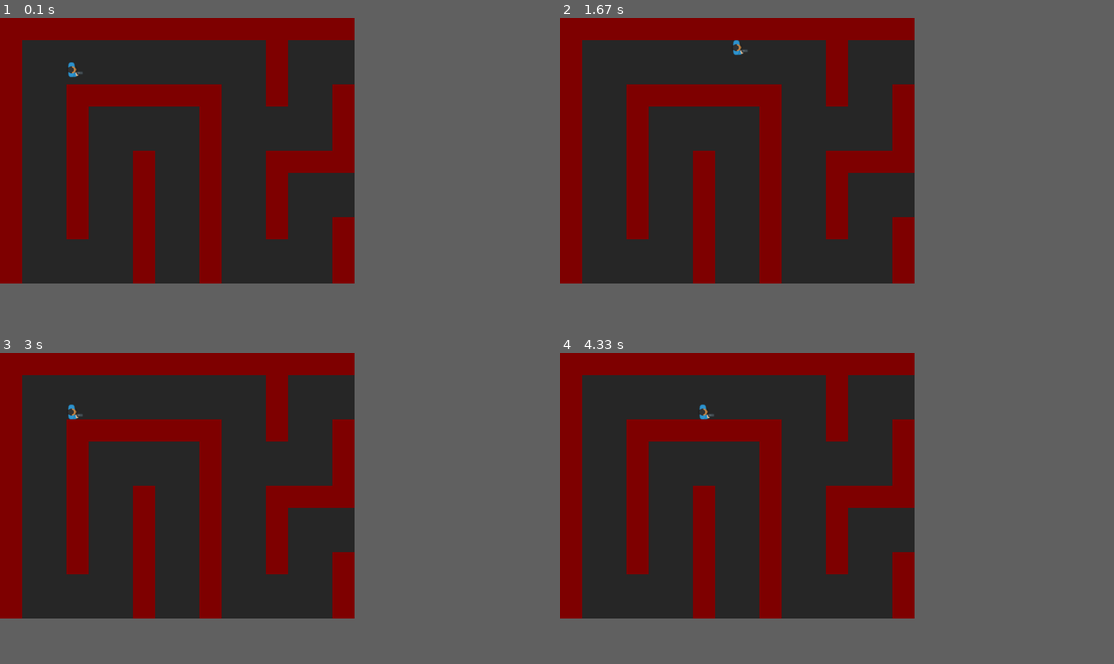
Above: before the commit, frames 1-4 (two rows, left to right).
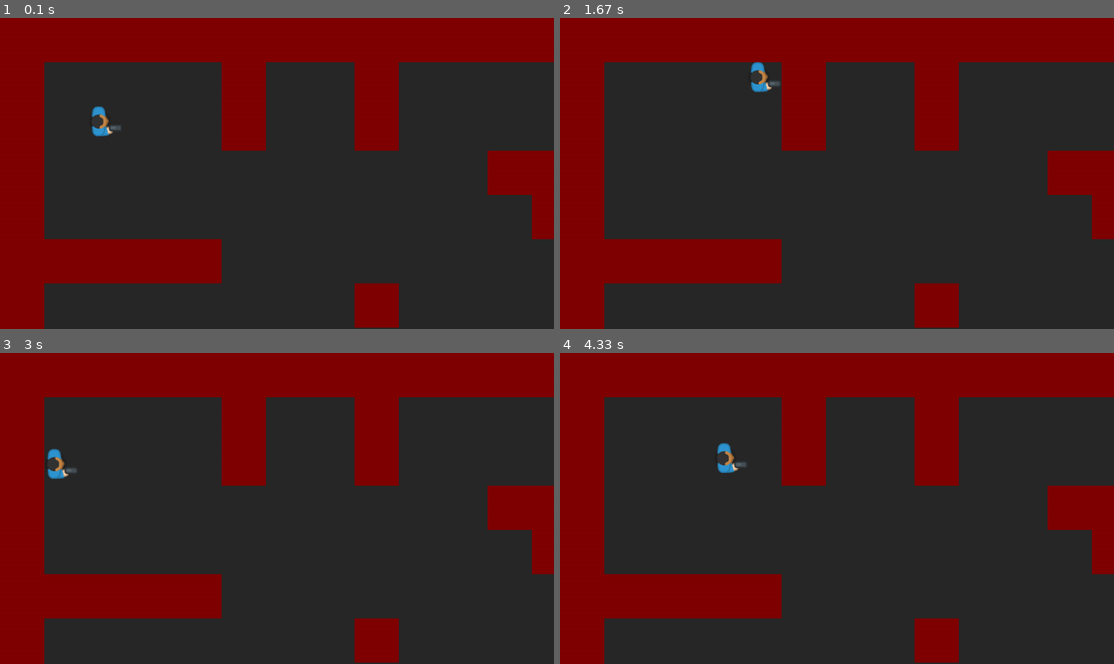
Above: after the commit, the same moments.

Repository: oboat9/Generic-Dungeon-Game
Game: pygame game, started from main.py
Two runs of this game, one before a commit and one after it. Both use one fixed random seed, a clock stepped at 60 frames per second and the inputs below.
Inputs:
- Up to frame 1 (0.1 s): no input
- Up to frame 2 (1.67 s): hold Right 0.33-0.8 s; hold Up 0.83-1.13 s; hold Right 1.17-1.63 s
- Up to frame 3 (3 s): hold Left 1.67-2.2 s; hold Down 2.23-2.53 s; hold Left 2.57-2.97 s
- Up to frame 4 (4.33 s): hold Up 3-3.37 s; hold Right 3.4-4.03 s; hold Down from 4.07 s (still down)
In our replay, the window is 576x432 before the commit and 900x506 after it. These sizes can differ from the game's own. Grey fills any space a smaller window leaves; there, only what the larger window draws over its background counts as a difference.

The runs differ from the first frame. In frame 1, 36% of the frame differs, in the area x 0-100%, y 0-100%; in frame 2, 35%; in frame 3, 36%; in frame 4, 36%.

Commit message:
increased window size (and necessary changes to accompany that)

Diff:
--- a/main.py
+++ b/main.py
@@ -14,10 +14,11 @@
 from tilemap import *
 
 
+
 class Game:
     def __init__(self):
         pg.init()
-        self.screen = pg.display.set_mode((WIDTH, HEIGHT))
+        self.screen = pg.display.set_mode((WIDTH, HEIGHT))#, pg.RESIZABLE)
         pg.display.set_caption(TITLE)
         self.clock = pg.time.Clock()
         pg.key.set_repeat(1, 100)
@@ -27,7 +28,7 @@
         game_folder = path.dirname(__file__)
         map_folder = path.join(game_folder, "map_folder")
         img_folder = path.join(game_folder, "img")
-        self.map = Map(path.join(map_folder, 'map4.txt'))
+        self.map = Map(path.join(map_folder, 'map3.txt'))
         self.player_image = pg.image.load(path.join(img_folder, PLAYER_IMG)).convert_alpha()
 
     def new(self):
@@ -77,6 +78,14 @@
     def events(self):
         # catch all events here
         for event in pg.event.get():
+        #this part below is for window resizing (may or may not add) (hidden)
+            """
+            if event.type == pg.VIDEORESIZE:
+            # There's some code to add back window content here.
+                surface = pg.display.set_mode((event.w, event.h),pg.RESIZABLE)
+                HEIGHT = event.h
+                WIDTH = event.w
+            """
             if event.type == pg.QUIT:
                 self.quit()
             if event.type == pg.KEYDOWN:
--- a/settings.py
+++ b/settings.py
@@ -1,4 +1,4 @@
-# prest colours
+# preset colours
 WHITE = (255, 255, 255)
 BLACK = (0, 0, 0)
 DARKGREY = (40, 40, 40)
@@ -7,19 +7,20 @@
 RED = (255,0,0)
 DARKRED = (128, 0, 0)
 YELLOW = (255, 255, 0)
+BLUE = (0, 0, 255)
 
 # Main Settings
-WIDTH = 1024   # 16 * 64 or 32 * 32 or 64 * 16
-HEIGHT = 768  # 16 * 48 or 32 * 24 or 64 * 12
+WIDTH = 1600   # should be divisible by 32 but not required
+HEIGHT = 900  # should be divisible by 32 but not required
 FPS = 60
 TITLE = "Generic Dungeon Game"
 BGCOLOR = DARKGREY
 
-TILESIZE = 64
+TILESIZE = 128
 GRIDWIDTH = WIDTH / TILESIZE
 GRIDHEIGHT = HEIGHT / TILESIZE
 
 
 # Player settings
-PLAYER_SPEED = 325
+PLAYER_SPEED = 500
 PLAYER_IMG = "manBlue_gun.png"
--- a/sprites.py
+++ b/sprites.py
@@ -10,6 +10,7 @@
         pg.sprite.Sprite.__init__(self, self.groups)
         self.game = game
         self.image = game.player_image
+        self.image = pg.transform.scale2x(self.image)
         self.rect = self.image.get_rect()
         self.vel = vec(0, 0)
         self.pos = vec(x, y) * TILESIZE
